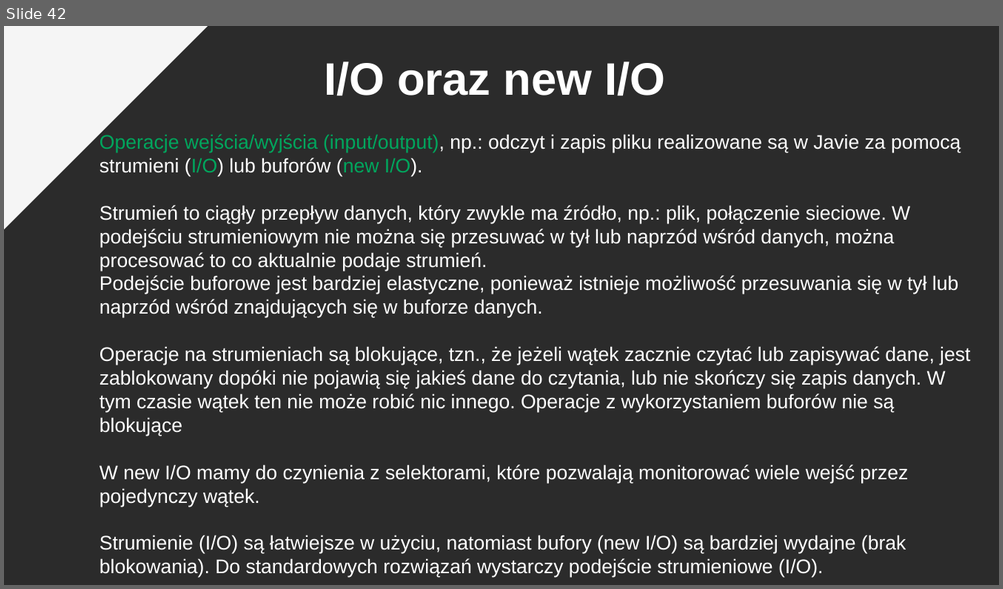
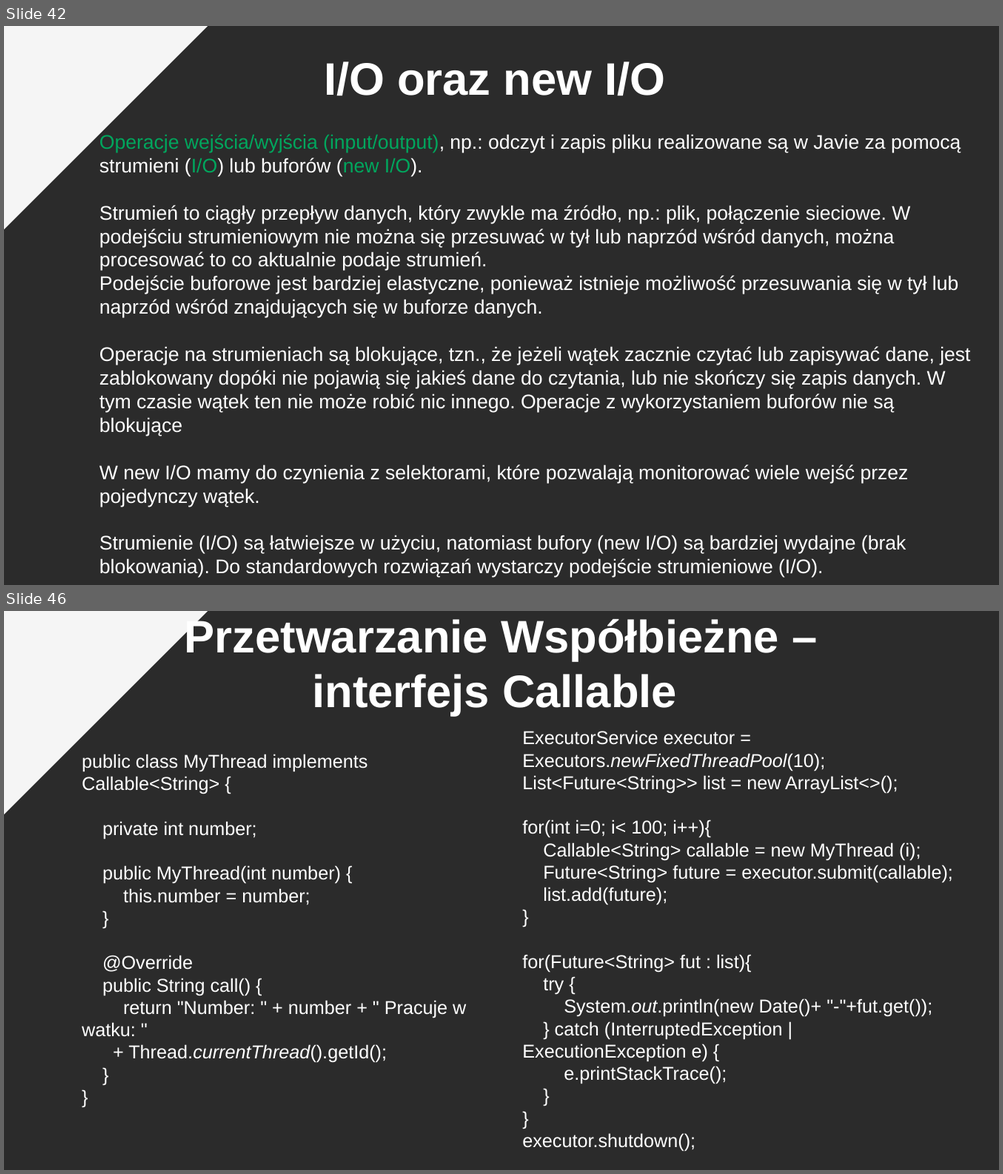
Before and after one commit to pkrajnik/WprowadzenieDoJava4Zajecia, a slide deck: WprowadzenieDoJezykaJAVA_v2_PiotrKrajnik.pptx. Shown one above the other, each under a label of ours: slide 42 before the commit, slides 42 and 46 after it; the slides between them are not shown. The pictures are 1003x589 and 1003x1174 pixels, drawn with LibreOffice and Linux fonts; fonts in the diff are those of the drawing; background and template pictures are left out; a plain dark background stands for a picture behind light text. Boxes give left, top, right and bottom in pixels: in the first picture for what was removed or moved away, otherwise in the second. Text is boxed around its words. In the diff, an @@ line names an element or a change of style, - is before the commit and + after.

```diff
--- a/WprowadzenieDoJezykaJAVA_v2_PiotrKrajnik.pptx
+++ b/WprowadzenieDoJezykaJAVA_v2_PiotrKrajnik.pptx
@@ slide 46 added at box(4, 611, 999, 1170), background picture (left out); not listed: 1 template element that a slide beside it also shows @@
@@ text added at box(185, 616, 779, 716), 44 pt, text #FFFFFF, bold @@
+Przetwarzanie Współbieżne – interfejs Callable
@@ text added at box(522, 730, 953, 1151), 18 pt, text #FFFFFF @@
+ExecutorService executor = Executors.newFixedThreadPool(10);
+List<Future<String>> list = new ArrayList<>();
+for(int i=0; i< 100; i++){
+Callable<String> callable = new MyThread (i);
+Future<String> future = executor.submit(callable);
+list.add(future);
+}
+for(Future<String> fut : list){
+try {
+System.out.println(new Date()+ "-"+fut.get());
+} catch (InterruptedException | ExecutionException e) {
+e.printStackTrace();
+}
+}
+executor.shutdown();
@@ text added at box(82, 754, 466, 1063), 18 pt, text #FFFFFF @@
+public class MyThread implements Callable<String> {
+private int number;
+public MyThread(int number) {
+this.number = number;
+}
+@Override
+public String call() {
+return "Number: " + number + " Pracuje w watku: "
++ Thread.currentThread().getId();
+}
+}
```
Also in this commit, not shown: 2 slides changed, 3 other slides added.
